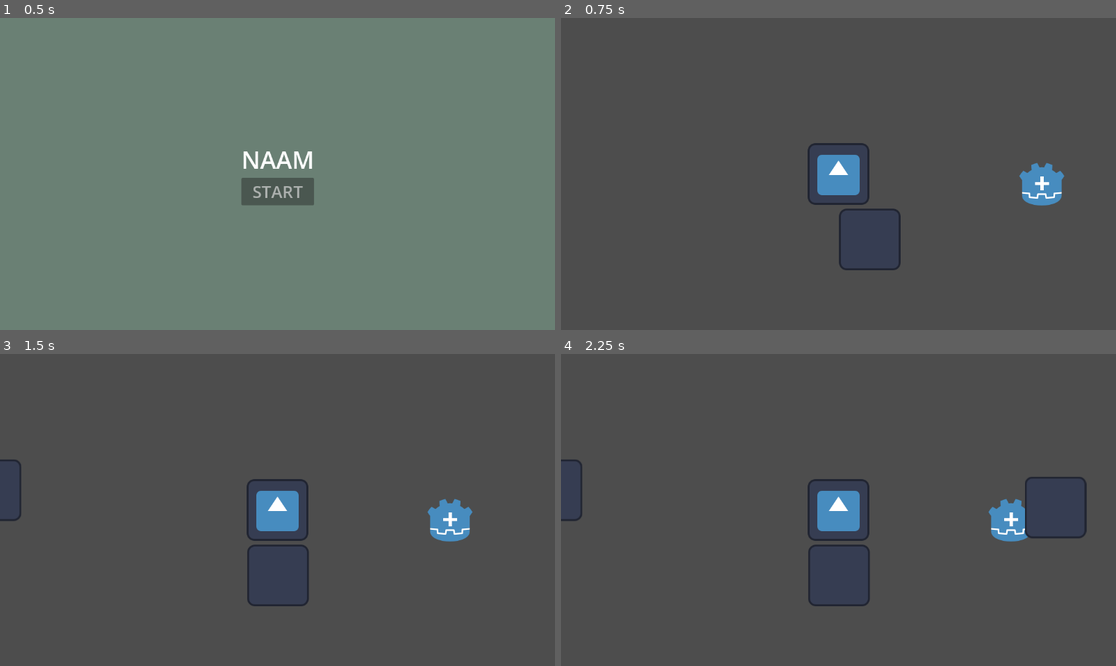
Above: before the commit, frames 1-4 (two rows, left to right).
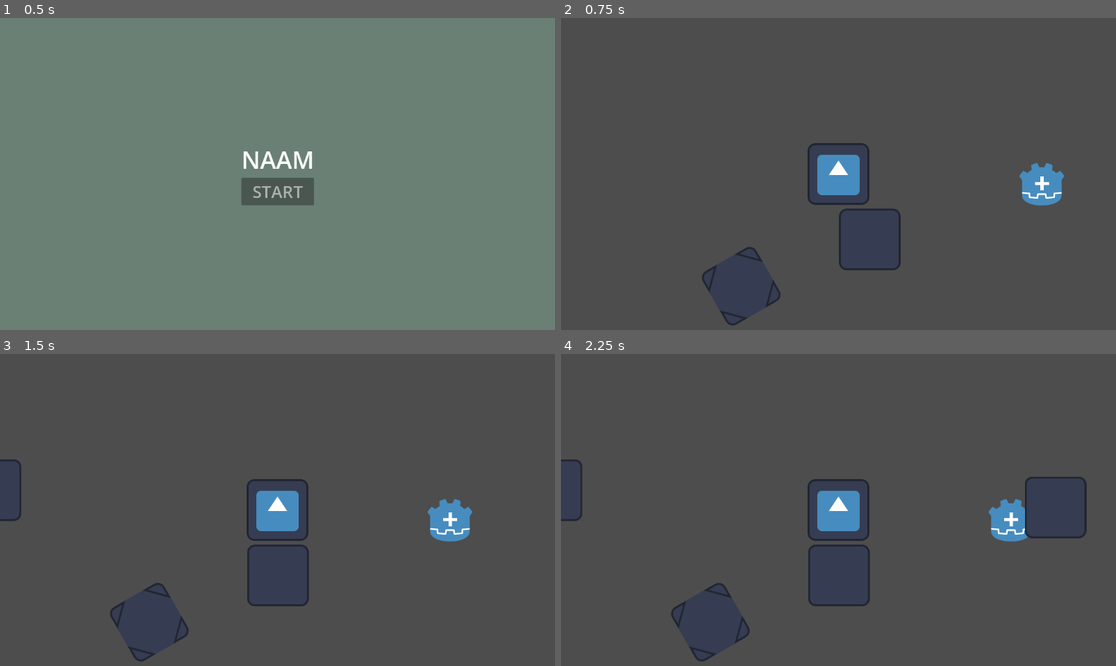
Above: after the commit, the same moments.

Repository: QtheBird/6desGameJamSABKA
Game: Godot game, scene res://UI/startScherm.tscn
The game is run twice, just before and just after one commit, with the same random seed, the same clock (stepped at 60 frames per second) and the same inputs. The engine's default icon, where the game draws it, is replaced by a stand-in: a white triangle on a blue panel in a dark square.
Inputs:
- Up to frame 1 (0.5 s): no input
- Up to frame 2 (0.75 s): click "START" at 0.5 s
- Up to frame 3 (1.5 s): tap Enter at 1.25 s; hold Right (ui_right) from 1.28 s (still down)
- Up to frame 4 (2.25 s): tap Space at 2 s; release Right (ui_right) at 2.03 s; hold Down (ui_down) from 2.03 s (still down)

Frame 1 is identical in both runs. In frame 2, 0.3% of the frame differs, in the area x 25-40%, y 73-99%; in frame 3, 0.3%; in frame 4, 0.3%.

Commit message:
gameOver 1

Diff:
--- a/UI/startScherm.tscn
+++ b/UI/startScherm.tscn
@@ -1,6 +1,21 @@
 [gd_scene load_steps=5 format=3 uid="uid://cr3aentdnun4d"]
 
 [ext_resource type="Script" path="res://UI/startScherm.gd" id="1_dv8tt"]
+
+[sub_resource type="Animation" id="Animation_mpj2j"]
+length = 0.001
+tracks/0/type = "value"
+tracks/0/imported = false
+tracks/0/enabled = true
+tracks/0/path = NodePath("VBoxContainer/start:modulate")
+tracks/0/interp = 1
+tracks/0/loop_wrap = true
+tracks/0/keys = {
+"times": PackedFloat32Array(0),
+"transitions": PackedFloat32Array(1),
+"update": 0,
+"values": [Color(1, 1, 1, 0.32549)]
+}
 
 [sub_resource type="Animation" id="Animation_arh2u"]
 resource_name = "idle_startbutton"
@@ -16,21 +31,6 @@
 "transitions": PackedFloat32Array(1, 1),
 "update": 0,
 "values": [Color(1, 1, 1, 1), Color(1, 1, 1, 0.32549)]
-}
-
-[sub_resource type="Animation" id="Animation_mpj2j"]
-length = 0.001
-tracks/0/type = "value"
-tracks/0/imported = false
-tracks/0/enabled = true
-tracks/0/path = NodePath("VBoxContainer/start:modulate")
-tracks/0/interp = 1
-tracks/0/loop_wrap = true
-tracks/0/keys = {
-"times": PackedFloat32Array(0),
-"transitions": PackedFloat32Array(1),
-"update": 0,
-"values": [Color(1, 1, 1, 0.32549)]
 }
 
 [sub_resource type="AnimationLibrary" id="AnimationLibrary_yrovh"]
--- /dev/null
+++ b/instances/DangerObstacle.svg
@@ -0,0 +1,54 @@
+<?xml version="1.0" encoding="UTF-8" standalone="no"?>
+<svg
+   height="128"
+   width="128"
+   version="1.1"
+   id="svg31"
+   sodipodi:docname="DangerObstacle.svg"
+   inkscape:version="1.1.2 (b8e25be8, 2022-02-05)"
+   xmlns:inkscape="http://www.inkscape.org/namespaces/inkscape"
+   xmlns:sodipodi="http://sodipodi.sourceforge.net/DTD/sodipodi-0.dtd"
+   xmlns="http://www.w3.org/2000/svg"
+   xmlns:svg="http://www.w3.org/2000/svg">
+  <defs
+     id="defs35" />
+  <sodipodi:namedview
+     id="namedview33"
+     pagecolor="#ffffff"
+     bordercolor="#666666"
+     borderopacity="1.0"
+     inkscape:pageshadow="2"
+     inkscape:pageopacity="0.0"
+     inkscape:pagecheckerboard="0"
+     showgrid="false"
+     inkscape:zoom="1.929675"
+     inkscape:cx="40.939537"
+     inkscape:cy="77.992409"
+     inkscape:window-width="1280"
+     inkscape:window-height="611"
+     inkscape:window-x="0"
+     inkscape:window-y="23"
+     inkscape:window-maximized="1"
+     inkscape:current-layer="svg31" />
+  <rect
+     x="2"
+     y="2"
+     width="124"
+     height="124"
+     rx="14"
+     fill="#363d52"
+     stroke="#212532"
+     stroke-width="4"
+     id="rect9" />
+  <rect
+     x="-62"
+     y="-152.50967"
+     width="124"
+     height="124"
+     rx="14"
+     fill="#363d52"
+     stroke="#212532"
+     stroke-width="4"
+     id="rect9-5"
+     transform="rotate(135)" />
+</svg>
--- /dev/null
+++ b/instances/dangerobstakel.gd
@@ -0,0 +1,11 @@
+extends Area2D
+class_name danger
+
+# Called when the node enters the scene tree for the first time.
+func _ready():
+	pass # Replace with function body.
+
+
+# Called every frame. 'delta' is the elapsed time since the previous frame.
+func _process(delta):
+	pass
--- /dev/null
+++ b/instances/dangerobstakel.tscn
@@ -0,0 +1,61 @@
+[gd_scene load_steps=7 format=3 uid="uid://drpawltn0tfyl"]
+
+[ext_resource type="Script" path="res://instances/dangerobstakel.gd" id="1_e0ca5"]
+[ext_resource type="Texture2D" uid="uid://b5w7j5dqwbeu0" path="res://instances/DangerObstacle.svg" id="2_1n0il"]
+
+[sub_resource type="RectangleShape2D" id="RectangleShape2D_4h5vo"]
+size = Vector2(112, 111)
+
+[sub_resource type="Animation" id="Animation_lj78g"]
+resource_name = "spin"
+loop_mode = 1
+tracks/0/type = "value"
+tracks/0/imported = false
+tracks/0/enabled = true
+tracks/0/path = NodePath(".:rotation")
+tracks/0/interp = 1
+tracks/0/loop_wrap = true
+tracks/0/keys = {
+"times": PackedFloat32Array(0, 1),
+"transitions": PackedFloat32Array(1, 1),
+"update": 0,
+"values": [0.0, 6.28319]
+}
+
+[sub_resource type="Animation" id="Animation_qw30k"]
+length = 0.001
+tracks/0/type = "value"
+tracks/0/imported = false
+tracks/0/enabled = true
+tracks/0/path = NodePath(".:rotation")
+tracks/0/interp = 1
+tracks/0/loop_wrap = true
+tracks/0/keys = {
+"times": PackedFloat32Array(0),
+"transitions": PackedFloat32Array(1),
+"update": 0,
+"values": [6.28319]
+}
+
+[sub_resource type="AnimationLibrary" id="AnimationLibrary_cyati"]
+_data = {
+"RESET": SubResource("Animation_qw30k"),
+"spin": SubResource("Animation_lj78g")
+}
+
+[node name="obstakel" type="Area2D"]
+rotation = 6.28319
+script = ExtResource("1_e0ca5")
+
+[node name="Sprite2D" type="Sprite2D" parent="."]
+texture = ExtResource("2_1n0il")
+
+[node name="CollisionShape2D" type="CollisionShape2D" parent="."]
+position = Vector2(0, 0.5)
+shape = SubResource("RectangleShape2D_4h5vo")
+
+[node name="AnimationPlayer" type="AnimationPlayer" parent="."]
+libraries = {
+"": SubResource("AnimationLibrary_cyati")
+}
+autoplay = "spin"
--- a/instances/speler.gd
+++ b/instances/speler.gd
@@ -5,26 +5,28 @@
 var currentPosition = Vector2(0,0)
 var previousPosition = Vector2(0,0)
 var stepSize = 64
+var inputAllowed = true
 
 func _input(event):
-	if event.is_action_pressed("ui_right"):
-		previousPosition = currentPosition
-		currentPosition.x += stepSize
-		obstaclePlacer(currentPosition)
-	elif event.is_action_pressed("ui_left"):
-		previousPosition = currentPosition
-		currentPosition.x -= stepSize
-		obstaclePlacer(currentPosition)
-	elif event.is_action_pressed("ui_down"):
-		previousPosition = currentPosition
-		currentPosition.y += stepSize
-		obstaclePlacer(currentPosition)
-	elif event.is_action_pressed("ui_up"):
-		previousPosition = currentPosition
-		currentPosition.y -= stepSize
-		obstaclePlacer(currentPosition)
+	if inputAllowed:
+		if event.is_action_pressed("ui_right"):
+			previousPosition = currentPosition
+			currentPosition.x += stepSize
+			obstaclePlacer(currentPosition)
+		elif event.is_action_pressed("ui_left"):
+			previousPosition = currentPosition
+			currentPosition.x -= stepSize
+			obstaclePlacer(currentPosition)
+		elif event.is_action_pressed("ui_down"):
+			previousPosition = currentPosition
+			currentPosition.y += stepSize
+			obstaclePlacer(currentPosition)
+		elif event.is_action_pressed("ui_up"):
+			previousPosition = currentPosition
+			currentPosition.y -= stepSize
+			obstaclePlacer(currentPosition)
 
-	self.position = currentPosition
+		self.position = currentPosition
 
 
 # Als BOTSING:
@@ -51,3 +53,5 @@
 	if area is Obstakel:
 		currentPosition = previousPosition
 		self.position = previousPosition
+	elif area is danger:
+		inputAllowed = false
--- a/levels/level1.tscn
+++ b/levels/level1.tscn
@@ -1,8 +1,9 @@
-[gd_scene load_steps=4 format=3 uid="uid://bvqxmxqv7f770"]
+[gd_scene load_steps=5 format=3 uid="uid://bvqxmxqv7f770"]
 
 [ext_resource type="PackedScene" uid="uid://c3ahugo08oqf2" path="res://instances/speler.tscn" id="1_y74lj"]
 [ext_resource type="PackedScene" uid="uid://d10y58h7nboc8" path="res://instances/obstakel.tscn" id="2_rvvtn"]
 [ext_resource type="PackedScene" uid="uid://bs46amsw8n5k0" path="res://instances/upgrades/upgrade_speed.tscn" id="3_qtn8l"]
+[ext_resource type="PackedScene" uid="uid://drpawltn0tfyl" path="res://instances/dangerobstakel.tscn" id="4_mj64a"]
 
 [node name="level1" type="Node2D"]
 
@@ -13,3 +14,6 @@
 
 [node name="UpgradeSpeed" parent="." instance=ExtResource("3_qtn8l")]
 position = Vector2(422, 21)
+
+[node name="obstakel2" parent="." instance=ExtResource("4_mj64a")]
+position = Vector2(-202, 233)
Not shown, added: instances/DangerObstacle.svg.import
